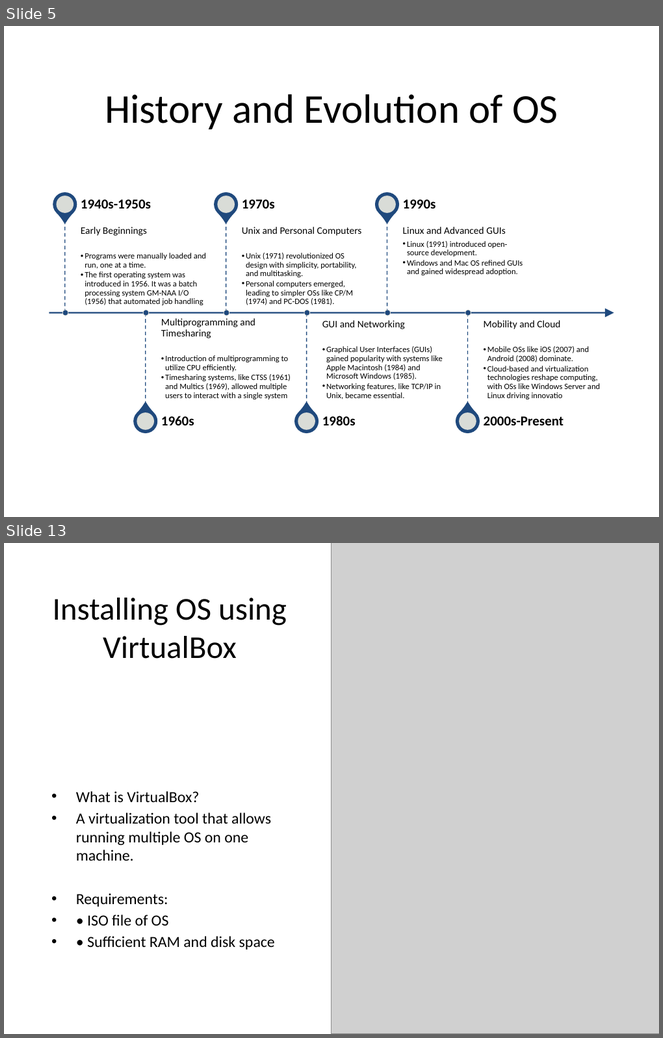
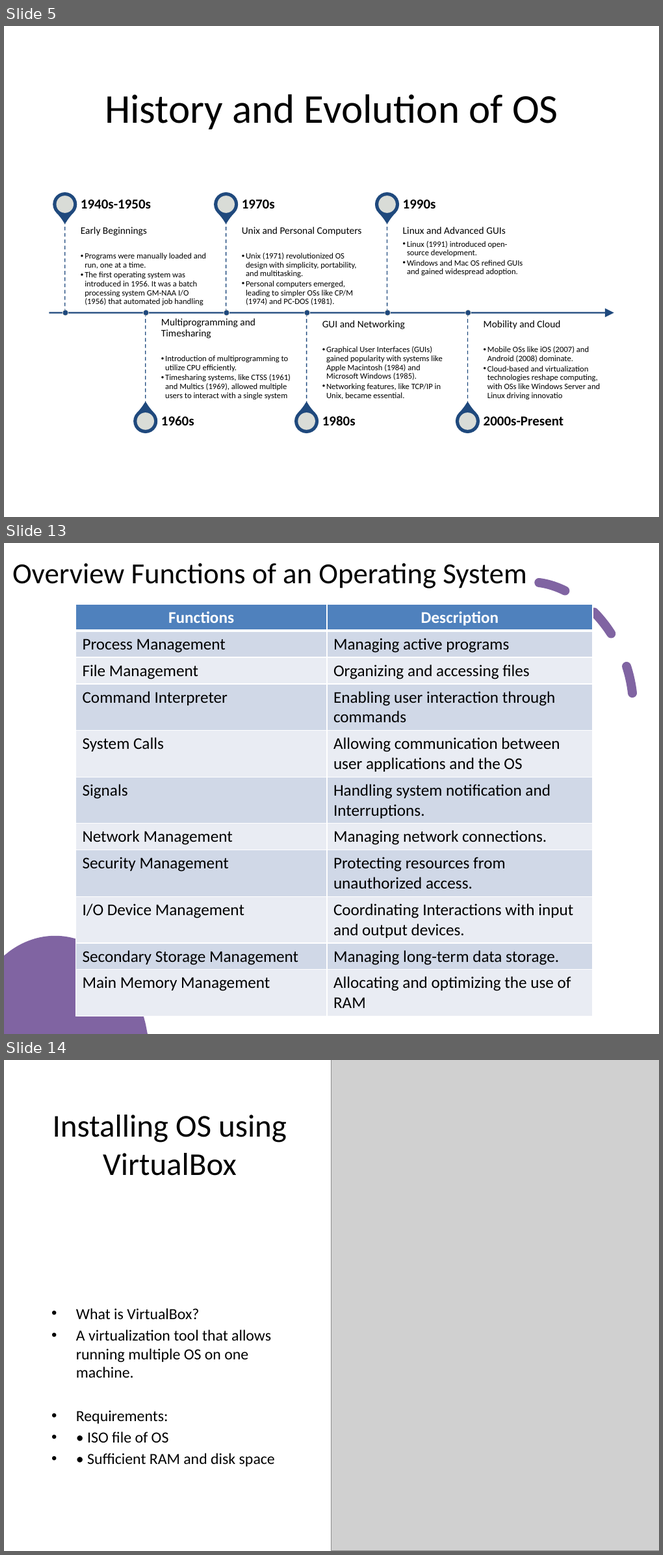
Before and after one commit to psuuc-jbgarcia/Object-Oriented-Programming-Lesson, a slide deck: Platform Technologies/Pre Lim/Week 1/Lecture/Chapter1_Introduction_to_OS.pptx. Shown one above the other, each under a label of ours: slides 5 and 13 before the commit, slides 5, 13 and 14 after it; the slides between them are not shown. The pictures are 663x1038 and 663x1555 pixels, drawn with LibreOffice and Linux fonts; fonts in the diff are those of the drawing; grey boxes stand for pictures. Boxes give left, top, right and bottom in pixels: in the first picture for what was removed or moved away, otherwise in the second. Text is boxed around its words. In the diff, an @@ line names an element or a change of style, - is before the commit and + after.

```diff
--- a/Platform Technologies/Pre Lim/Week 1/Lecture/Chapter1_Introduction_to_OS.pptx
+++ b/Platform Technologies/Pre Lim/Week 1/Lecture/Chapter1_Introduction_to_OS.pptx
@@ slide 13 added at (x1=4, y1=543, x2=659, y2=1034), background #FFFFFF @@
@@ arc (boxed as its full ellipse) added at (x1=431, y1=555, x2=659, y2=815), outline #8064A2 10 pt dashed @@
@@ title added at (x1=12, y1=563, x2=527, y2=589), 32 pt, text #000000 @@
+Overview Functions of an Operating System
@@ table added at (x1=76, y1=605, x2=593, y2=1012), 11 rows, 2 columns @@
+Functions | Description
+Process Management | Managing active programs
+File Management | Organizing and accessing files
+Command Interpreter | Enabling user interaction through commands
+System Calls | Allowing communication between user applications and the OS
+Signals | Handling system notification and Interruptions.
+Network Management | Managing network connections.
+Security Management | Protecting resources from unauthorized access.
+I/O Device Management | Coordinating Interactions with input and output devices.
+Secondary Storage Management | Managing long-term data storage.
+Main Memory Management | Allocating and optimizing the use of RAM
@@ freeform shape added at (x1=4, y1=936, x2=148, y2=1034), fill #8064A2 @@
@@ what was slide 13 is now slide 14 @@
```
Also in this commit, not shown: 1 slide changed, 6 other slides added, 6 slides removed, 2 other files.
